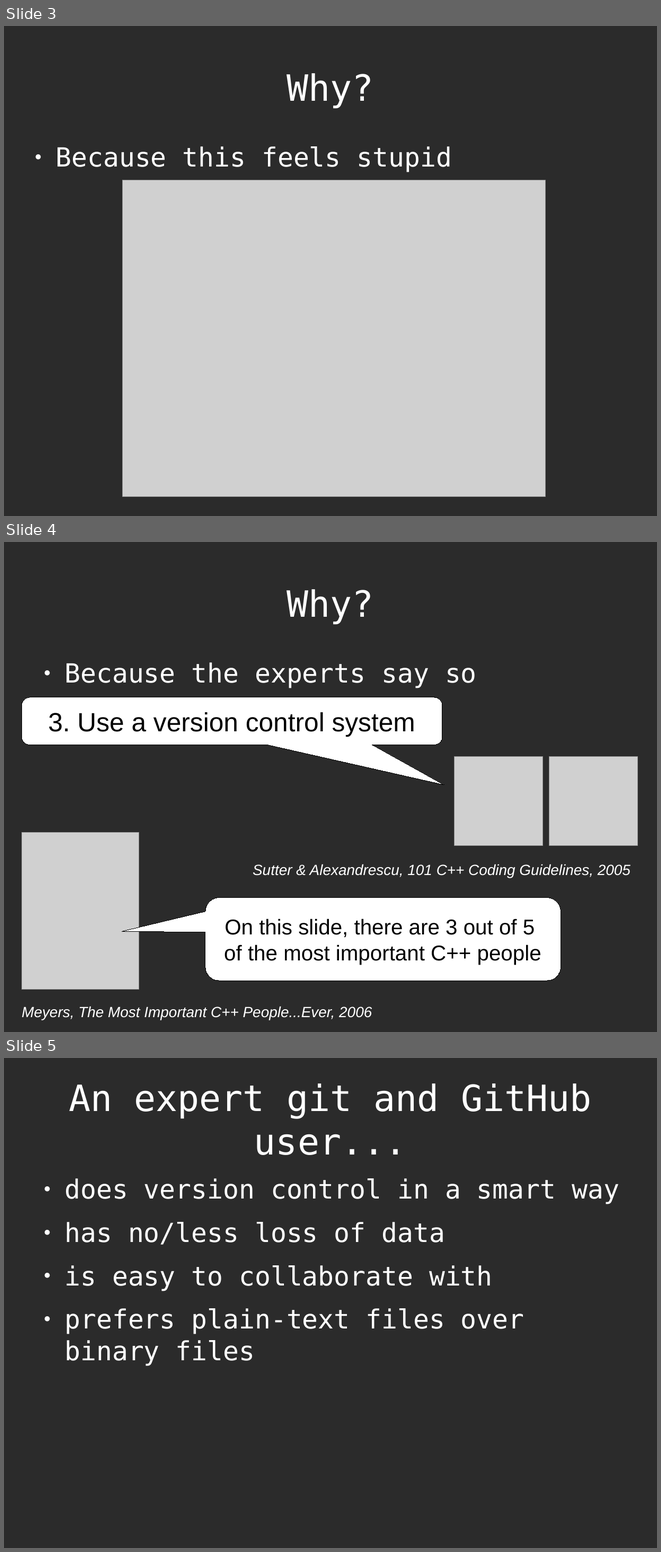
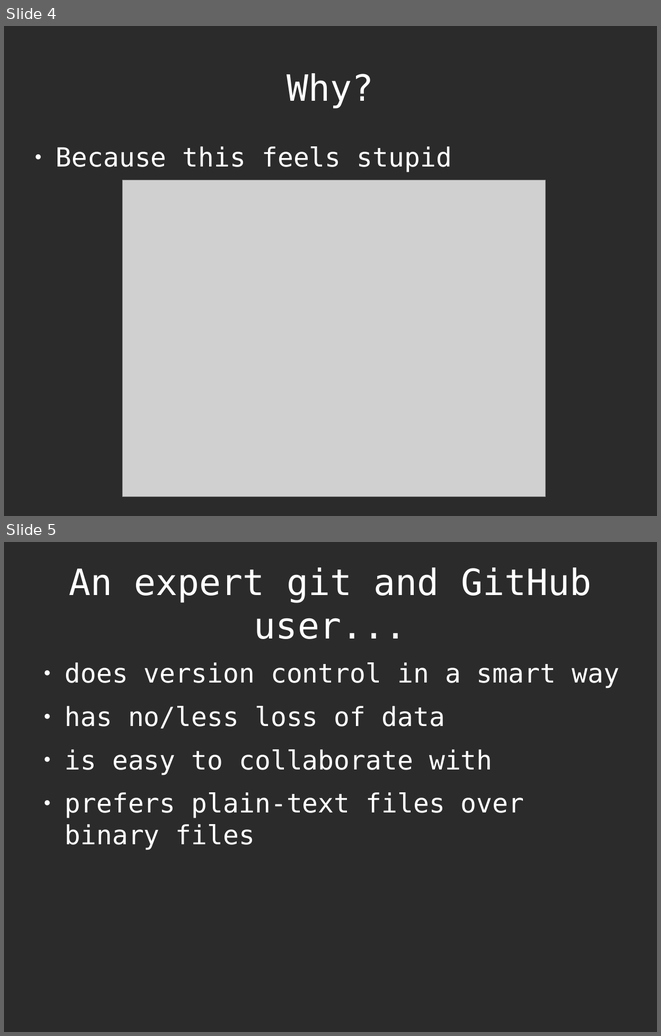
Before and after one commit to richelbilderbeek/CppPresentations, a slide deck: Git/Git.odp. Shown one above the other, each under a label of ours: slides 3, 4 and 5 before the commit, slides 4 and 5 after it. The pictures are 661x1552 and 661x1036 pixels, drawn with LibreOffice and Linux fonts; fonts in the diff are those of the drawing; grey boxes stand for pictures; background and template pictures are left out; a plain dark background stands for a picture behind light text. Boxes give left, top, right and bottom in pixels: in the first picture for what was removed or moved away, otherwise in the second. Text is boxed around its words. In the diff, an @@ line names an element or a change of style, - is before the commit and + after.

```diff
--- a/Git/Git.odp
+++ b/Git/Git.odp
@@ slide 4 removed at (x1=4, y1=542, x2=657, y2=1032), background picture (left out) @@
@@ title removed at (x1=287, y1=589, x2=374, y2=624) @@
-Why?
@@ text removed at (x1=64, y1=662, x2=477, y2=688) @@
-● Because the experts say so
@@ rounded speech box removed at (x1=22, y1=697, x2=442, y2=744) @@
-3. Use a version control system
@@ picture removed at (x1=454, y1=757, x2=543, y2=845) @@
@@ picture removed at (x1=549, y1=757, x2=638, y2=845) @@
@@ picture removed at (x1=22, y1=832, x2=139, y2=989) @@
@@ text removed at (x1=253, y1=864, x2=630, y2=877) @@
-Sutter & Alexandrescu, 101 C++ Coding Guidelines, 2005
@@ rounded speech box removed at (x1=205, y1=898, x2=561, y2=980) @@
-On this slide, there are 3 out of 5
-of the most important C++ people
@@ text removed at (x1=21, y1=1006, x2=372, y2=1020) @@
-Meyers, The Most Important C++ People...Ever, 2006
@@ what was slide 3 is now slide 4 @@
```
Also in this commit, not shown: 1 slide added, 37 other files.
